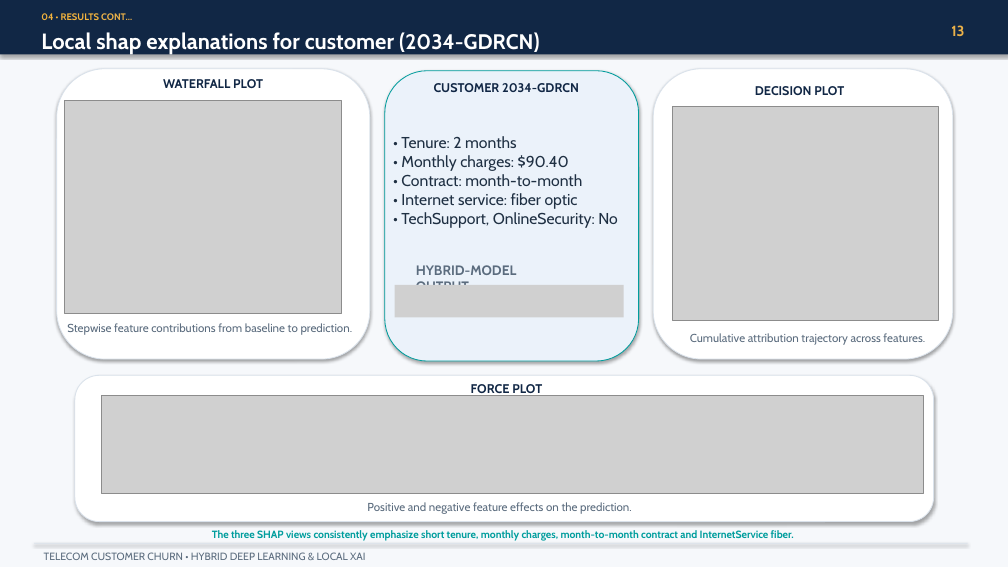
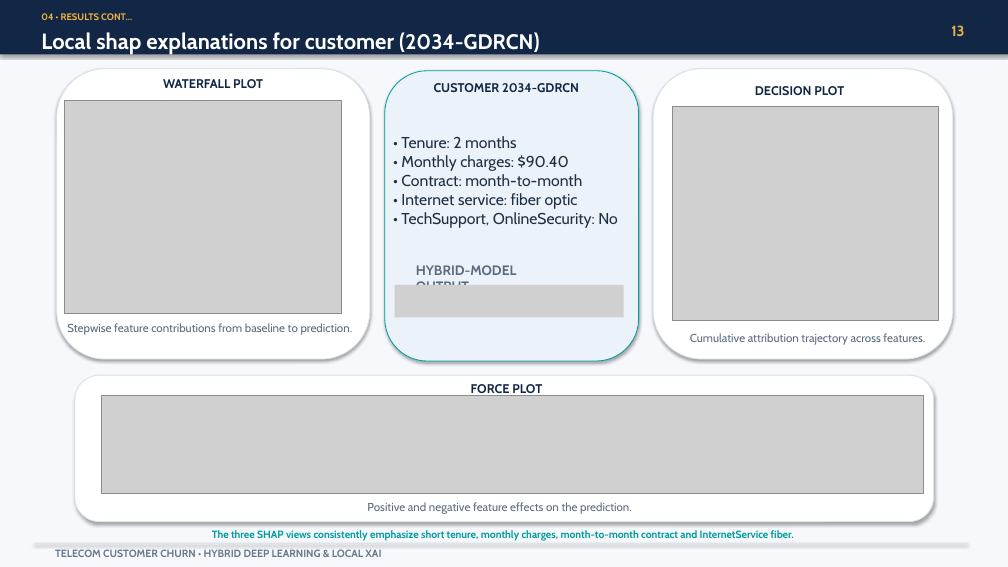
Before and after one commit to FanuelMichael/XAI_course-work, a slide deck: slide 13 of Power-point presentation/Presentation.pptx. Drawn at 1008x567 pixels with LibreOffice and Linux fonts; fonts in the diff are those of the drawing; grey boxes stand for pictures. Boxes give left, top, right and bottom in pixels: in the first picture for what was removed or moved away, otherwise in the second. Text is boxed around its words. In the diff, an @@ line names an element or a change of style, - is before the commit and + after.

```diff
--- a/Power-point presentation/Presentation.pptx
+++ b/Power-point presentation/Presentation.pptx
@@ text "TELECOM CUSTOMER CHURN • HYBRID ...": place and size @@
-text "TELECOM CUSTOMER CHURN • HYBRID ..." at [44,552,365,560]
+text "TELECOM CUSTOMER CHURN • HYBRID ..." at [55,549,381,557]
@@ text "TELECOM CUSTOMER CHURN • HYBRID ..." at [55,549,381,557]: text colour #5B6C7E to #68788B, bold on; more space between paragraphs @@
```
Also in this commit, not shown: 17 other slides changed, 2 other files.
